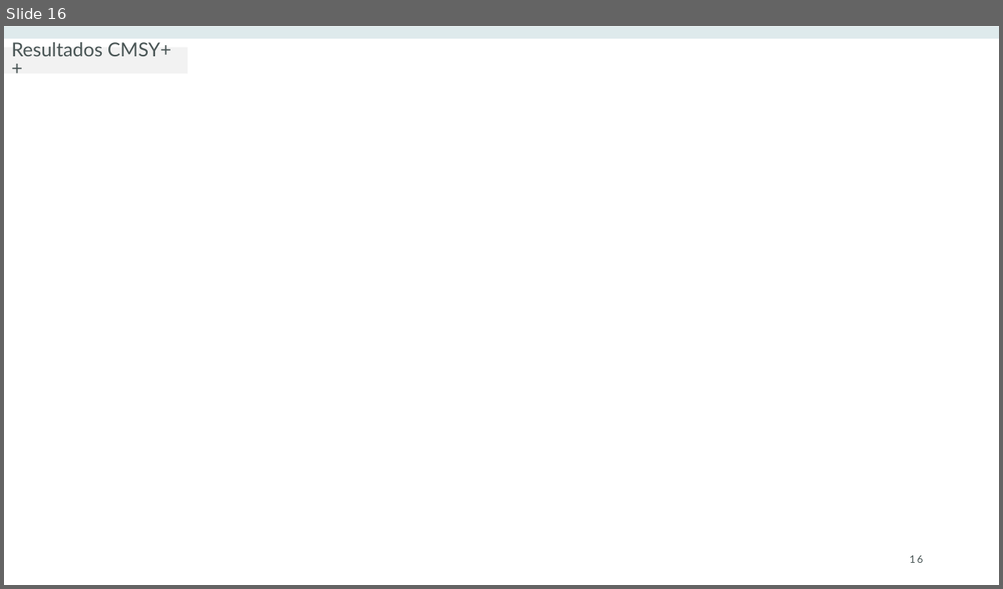
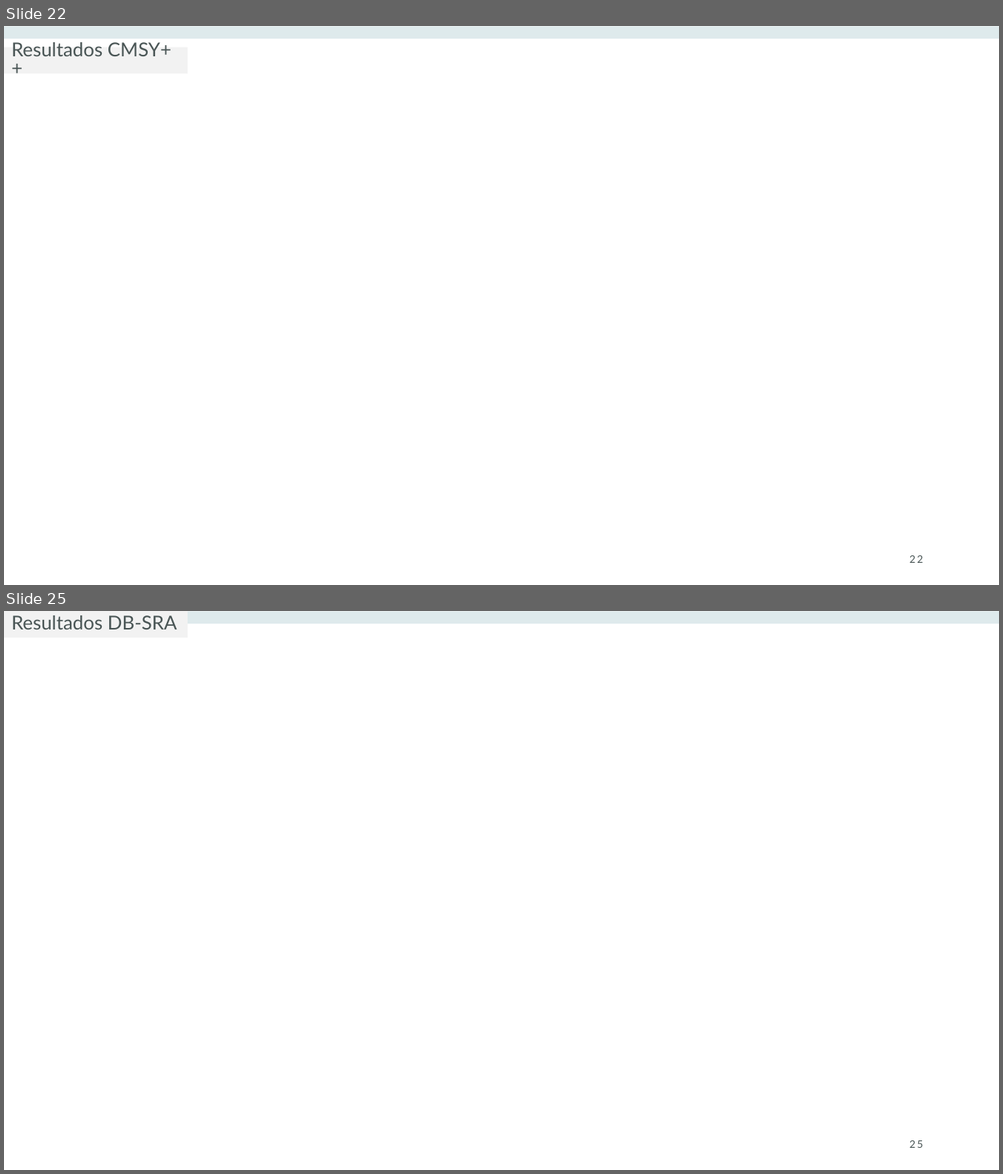
Before and after one commit to lucazsilva/Cabo-Verde---Stock-Assessment, a slide deck: Catch models/Avaliação da Cavala (Decapterus macarellus).pptx. Shown one above the other, each under a label of ours: slide 16 before the commit, slides 22 and 25 after it; the slides between them are not shown. The pictures are 1003x589 and 1003x1174 pixels, drawn with LibreOffice and Linux fonts; fonts in the diff are those of the drawing; background and template pictures are left out. Boxes give left, top, right and bottom in pixels: in the first picture for what was removed or moved away, otherwise in the second. Text is boxed around its words. In the diff, an @@ line names an element or a change of style, - is before the commit and + after.

```diff
--- a/Catch models/Avaliação da Cavala (Decapterus macarellus).pptx
+++ b/Catch models/Avaliação da Cavala (Decapterus macarellus).pptx
@@ slide 25 added at [4,611,999,1170], background picture (left out); not listed: 1 template element that a slide beside it also shows @@
@@ rectangle added at [4,611,188,638], fill #F2F2F2, 18.5 pt, text #4A5656 @@
+Resultados DB-SRA
@@ page number added at [909,1141,922,1148], 10 pt, text #4A5656 @@
+25
@@ what was slide 16 is now slide 22 @@
@@ page number at [909,556,922,563]: text changed @@
-16
+22
```
Also in this commit, not shown: 7 slides changed, 9 other slides added, 12 slides removed, 2 other files.
